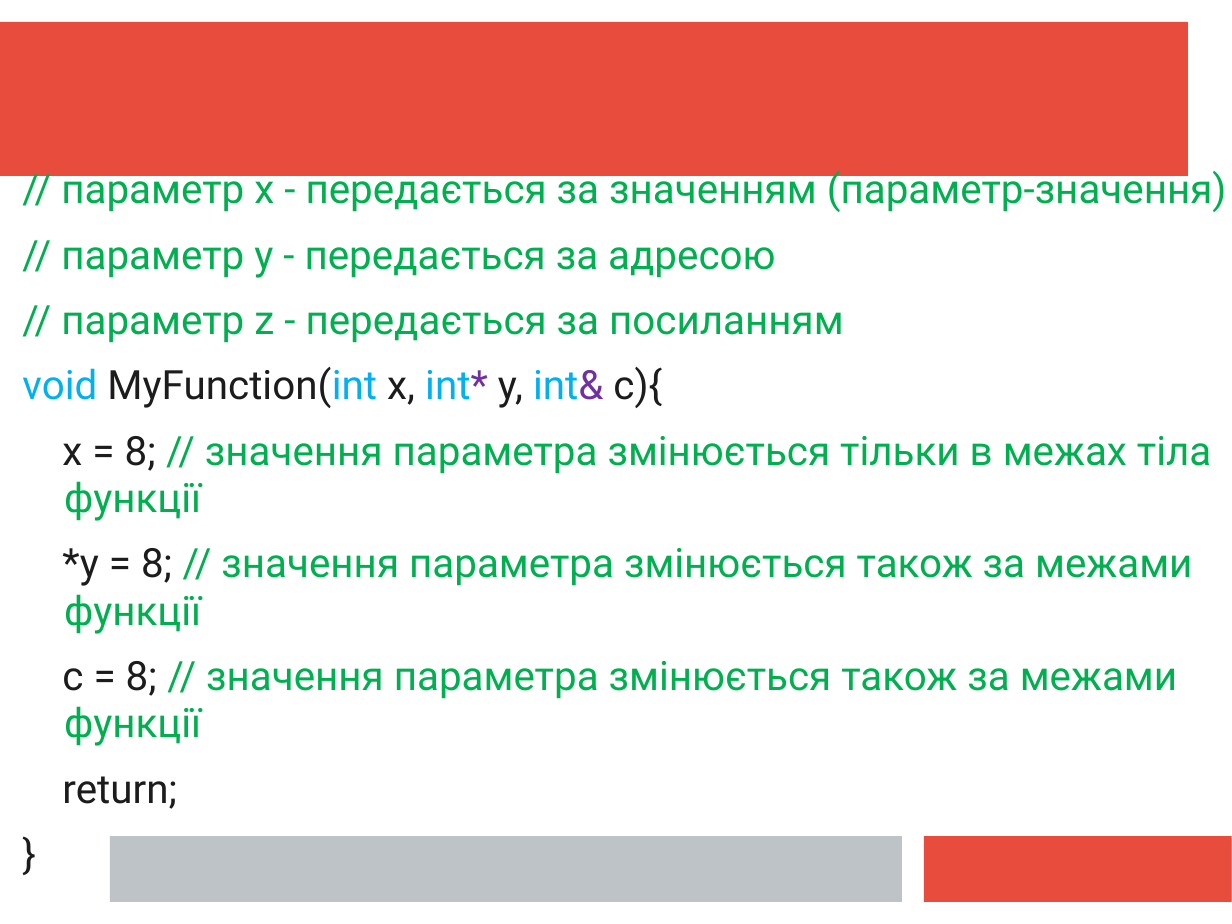
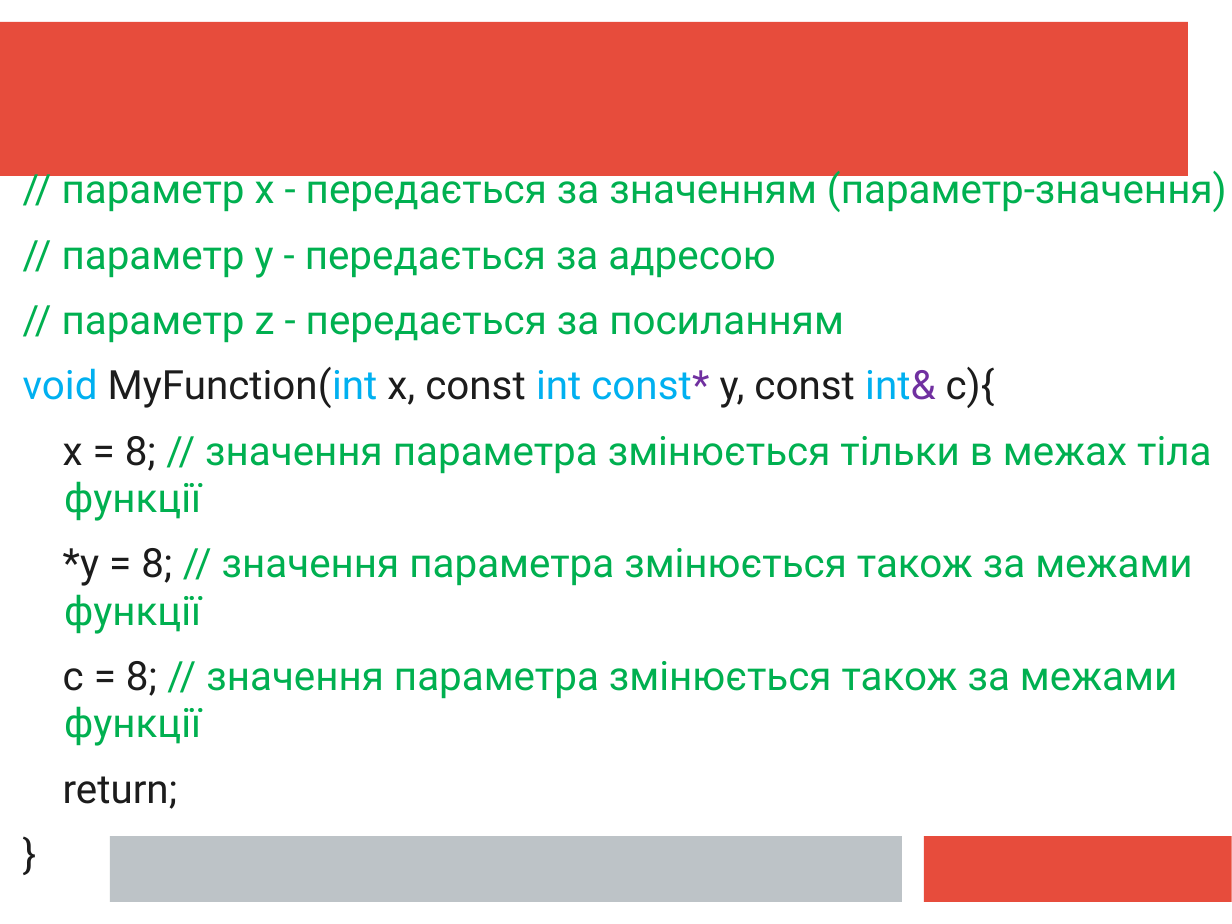
Before and after one commit to mecchmatProjects/CppCourse, a slide deck: slide 35 of Lect04/CppTutorUkr3.ppt. Drawn at 1232x924 pixels with LibreOffice and Linux fonts; fonts in the diff are those of the drawing. Boxes give left, top, right and bottom in pixels: in the first picture for what was removed or moved away, otherwise in the second. Text is boxed around its words. In the diff, an @@ line names an element or a change of style, - is before the commit and + after.

```diff
--- a/Lect04/CppTutorUkr3.ppt
+++ b/Lect04/CppTutorUkr3.ppt
@@ text at (x1=23, y1=367, x2=995, y2=408): text changed @@
-void MyFunction(int x, int* y, int& c){
+void MyFunction(int x, const int const* y, const int& c){
```
Also in this commit, not shown: 1 other slide changed, 3 other files.
